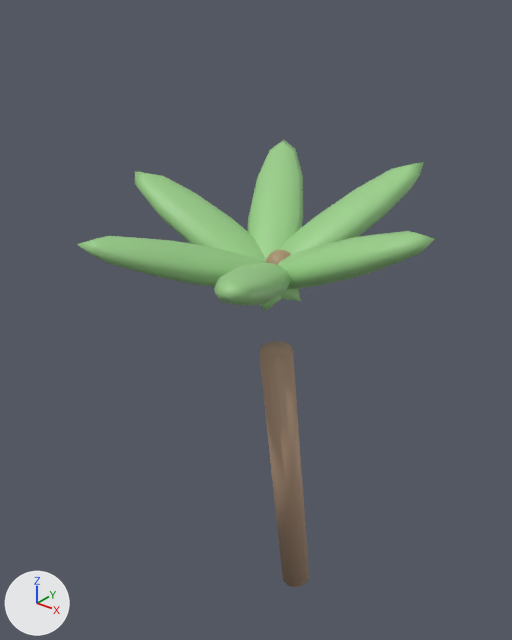
Two versions of the glTF model data/models/props/palm.gltf, one commit apart.
The view is the same before and after, from a camera (50 mm lens) standing at (2.62, -3.67, 4.74) and looking at (-0.18, -0.17, 2.57). The axes (+X, +Y, +Z) are drawn at lower left. The lights are the same throughout. The first picture is the older version.

The first picture shows 'PalmCoco', 'PalmLeaf_0', 'PalmLeaf_1', 'PalmLeaf_2', 'PalmLeaf_3', 'PalmLeaf_4', 'PalmLeaf_5', 'PalmTrunk'.
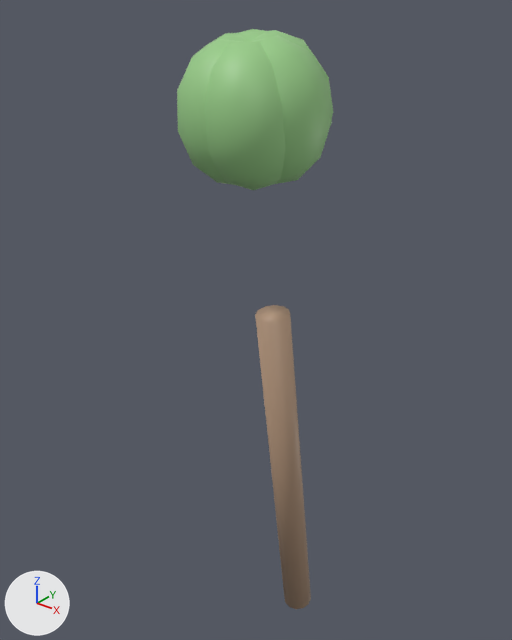
Commit message: fix(play): force reimport on glTF change + tight palm crown

Diff of the bpy script that builds the scene:
```diff
--- a/data/models/props/palm.gltf.py
+++ b/data/models/props/palm.gltf.py
@@ ob_palmtrunk @@
 ob_palmtrunk.rotation_euler = (0.14, 0.0, 0.0)  # degrees (8, 0, 0)
+ob_palmtrunk.scale = (1.0, 1.0, 1.25)
@@ ob_palmcoco @@
 ob_palmcoco.parent = ob_palmtrunk
-ob_palmcoco.location = (0.1, 0.0, 1.9)
+ob_palmcoco.location = (0.1, 0.0, 2.45)
@@ ob_palmleaf_0 @@
 ob_palmleaf_0.parent = ob_palmtrunk
-ob_palmleaf_0.location = (0.45, 0.0, 2.0)
+ob_palmleaf_0.location = (0.135, 0.0, 2.3)
 ob_palmleaf_0.rotation_euler = (0.0, -0.436, 0.0)  # degrees (0, -25, 0)
-ob_palmleaf_0.scale = (1.4, 0.35, 0.2)
+ob_palmleaf_0.scale = (0.6, 0.6, 0.6)
@@ ob_palmleaf_1 @@
 ob_palmleaf_1.parent = ob_palmtrunk
-ob_palmleaf_1.location = (0.225, 0.39, 2.0)
+ob_palmleaf_1.location = (0.0675, 0.117, 2.3)
 ob_palmleaf_1.rotation_euler = (0.0, -0.436, 1.047)  # degrees (0, -25, 60)
-ob_palmleaf_1.scale = (1.4, 0.35, 0.2)
+ob_palmleaf_1.scale = (0.6, 0.6, 0.6)
@@ ob_palmleaf_2 @@
 ob_palmleaf_2.parent = ob_palmtrunk
-ob_palmleaf_2.location = (-0.225, 0.39, 2.0)
+ob_palmleaf_2.location = (-0.0675, 0.117, 2.3)
 ob_palmleaf_2.rotation_euler = (0.0, -0.436, 2.094)  # degrees (0, -25, 120)
-ob_palmleaf_2.scale = (1.4, 0.35, 0.2)
+ob_palmleaf_2.scale = (0.6, 0.6, 0.6)
@@ ob_palmleaf_3 @@
 ob_palmleaf_3.parent = ob_palmtrunk
-ob_palmleaf_3.location = (-0.45, 0.0, 2.0)
+ob_palmleaf_3.location = (-0.135, 0.0, 2.3)
 ob_palmleaf_3.rotation_euler = (0.0, -0.436, -3.142)  # degrees (0, -25, -180)
-ob_palmleaf_3.scale = (1.4, 0.35, 0.2)
+ob_palmleaf_3.scale = (0.6, 0.6, 0.6)
@@ ob_palmleaf_4 @@
 ob_palmleaf_4.parent = ob_palmtrunk
-ob_palmleaf_4.location = (-0.225, -0.39, 2.0)
+ob_palmleaf_4.location = (-0.0675, -0.117, 2.3)
 ob_palmleaf_4.rotation_euler = (0.0, -0.436, -2.094)  # degrees (0, -25, -120)
-ob_palmleaf_4.scale = (1.4, 0.35, 0.2)
+ob_palmleaf_4.scale = (0.6, 0.6, 0.6)
@@ ob_palmleaf_5 @@
 ob_palmleaf_5.parent = ob_palmtrunk
-ob_palmleaf_5.location = (0.225, -0.39, 2.0)
+ob_palmleaf_5.location = (0.0675, -0.117, 2.3)
 ob_palmleaf_5.rotation_euler = (0.0, -0.436, -1.047)  # degrees (0, -25, -60)
-ob_palmleaf_5.scale = (1.4, 0.35, 0.2)
+ob_palmleaf_5.scale = (0.6, 0.6, 0.6)
```

What differs and where, as boxes (x1, y1, x2, y2) in the pictures (512 x 640 px):
'PalmLeaf_5', rescaled, moved: before (214, 263, 291, 306); after (204, 41, 285, 190)
'PalmLeaf_0', rescaled, moved: before (277, 231, 435, 289); after (252, 35, 332, 184)
'PalmTrunk', rescaled (12% wider, 23% taller): before (259, 341, 309, 587); after (255, 305, 311, 609)
'PalmLeaf_4', rescaled, moved: before (77, 236, 265, 287); after (177, 39, 242, 185)
'PalmLeaf_1', rescaled, moved (mostly hidden afterwards): before (278, 162, 424, 254); after (251, 30, 334, 119)
'PalmLeaf_3', rescaled, moved (mostly hidden afterwards): before (135, 171, 301, 301); after (193, 33, 247, 56)
'PalmLeaf_2', rescaled, moved (mostly hidden afterwards): before (248, 140, 303, 311); after (239, 29, 266, 41)
'PalmCoco', rescaled, moved (not visible afterwards): before (265, 250, 291, 265)
